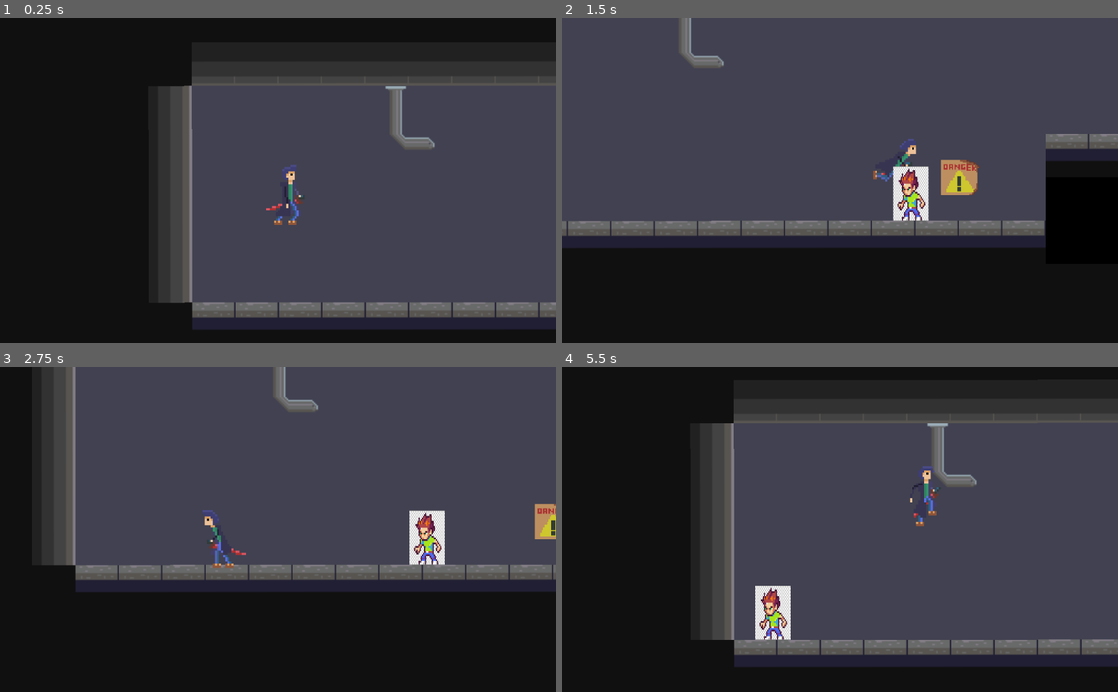
Above: before the commit, frames 1-4 (two rows, left to right).
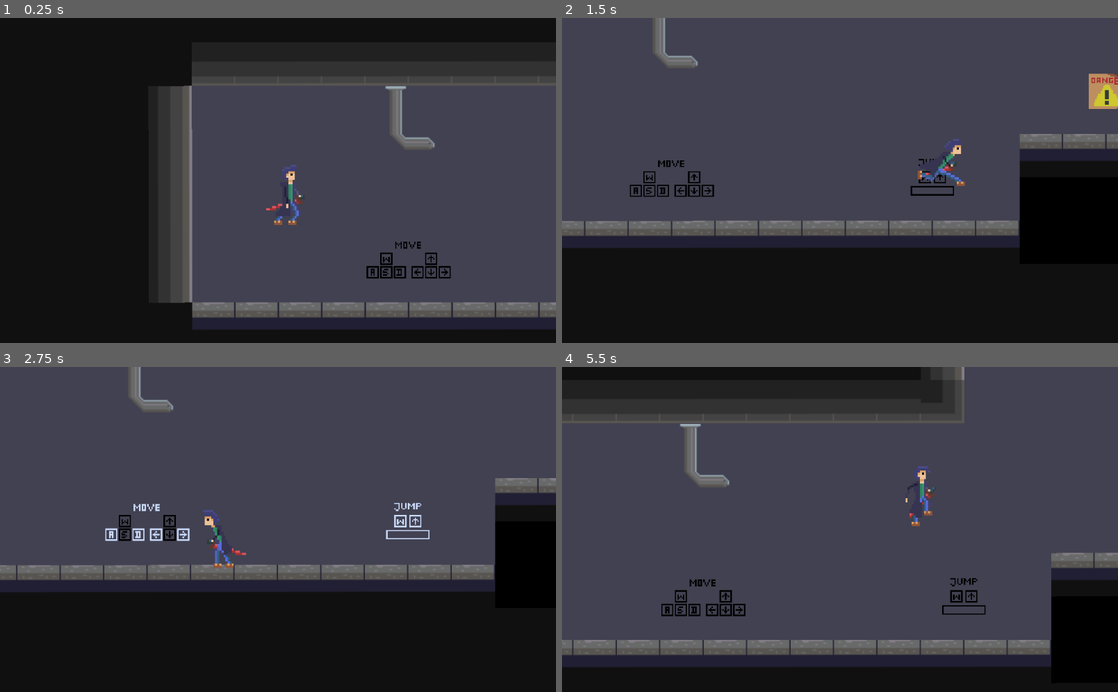
Above: after the commit, the same moments.

Repository: sharat36/Deja-Fu
Game: Godot game, scene res://src/Levels/LevelTemplate.tscn
Two runs of this game, one before a commit and one after it. Both use one fixed random seed, a clock stepped at 60 frames per second and the inputs below.
Inputs (mouse positions are in pixels of both pictures, inside the frame that each line leads up to):
- Up to frame 1 (0.25 s): no input
- Up to frame 2 (1.5 s): move the mouse to (962, 164) at 0.52 s; press the mouse at (962, 164) at 0.53 s; hold D (move_right) from 0.53 s (still down); tap W (jump) at 0.77, 0.8, 1.07, 1.35 s; move the mouse to (728, 196) at 1.27 s; release the mouse at (728, 196) at 1.28 s
- Up to frame 3 (2.75 s): tap W (jump) at 1.52, 1.82, 2.3 s; click (166, 545) at 1.55 s; move the mouse to (333, 458) at 2.02 s; release D (move_right) at 2.03 s; press the mouse at (333, 458) at 2.03 s; hold A (move_left) from 2.03 s (still down)
- Up to frame 4 (5.5 s): move the mouse to (812, 594) at 2.77 s; release A (move_left) at 2.78 s; release the mouse at (812, 594) at 2.78 s; hold D (move_right) 2.78-4.28 s; tap S (roll) at 2.85 s; tap W (jump) at 3.02, 3.32, 3.77, 3.8, 4.07, 4.52, 4.82 s; click (812, 594) at 3.05 s; move the mouse to (1006, 578) at 3.52 s; hold F (teleport) 3.53-4.28 s; move the mouse to (673, 480) at 4.27 s; hold A (move_left) 4.28-5.03 s; click (673, 480) at 4.35 s; move the mouse to (867, 529) at 5.02 s; hold D (move_right) from 5.03 s (still down); hold W (jump) from 5.03 s (still down)

The runs differ from the first frame. In frame 1, 0.5% of the frame differs, in the area x 65-82%, y 68-81%; in frame 2, 6.0%; in frame 3, 14%; in frame 4, 34%, in the area x 0-100%, y 0-93%.
Error in both runs: Invalid get index '0' (on base: 'Dictionary'). (res://src/Actors/Player.gd:93)

Commit message:
more art and ui

Diff:
--- /dev/null
+++ b/assets/ui/hints/attack.tres
@@ -0,0 +1,11 @@
+[gd_resource type="AnimatedTexture" load_steps=3 format=2]
+
+[ext_resource path="res://assets/ui/hints/attack/attack2.png" type="Texture" id=1]
+[ext_resource path="res://assets/ui/hints/attack/attack1.png" type="Texture" id=2]
+
+[resource]
+frames = 2
+fps = 2.0
+frame_0/texture = ExtResource( 2 )
+frame_1/texture = ExtResource( 1 )
+frame_1/delay_sec = 0.0
--- /dev/null
+++ b/assets/ui/hints/dejafu.tres
@@ -0,0 +1,11 @@
+[gd_resource type="AnimatedTexture" load_steps=3 format=2]
+
+[ext_resource path="res://assets/ui/hints/dejafu/dejafu2.png" type="Texture" id=1]
+[ext_resource path="res://assets/ui/hints/dejafu/dejafu1.png" type="Texture" id=2]
+
+[resource]
+frames = 2
+fps = 2.0
+frame_0/texture = ExtResource( 2 )
+frame_1/texture = ExtResource( 1 )
+frame_1/delay_sec = 0.0
--- /dev/null
+++ b/assets/ui/hints/jump.tres
@@ -0,0 +1,11 @@
+[gd_resource type="AnimatedTexture" load_steps=3 format=2]
+
+[ext_resource path="res://assets/ui/hints/jump/jump2.png" type="Texture" id=1]
+[ext_resource path="res://assets/ui/hints/jump/jump1.png" type="Texture" id=2]
+
+[resource]
+frames = 2
+fps = 2.0
+frame_0/texture = ExtResource( 2 )
+frame_1/texture = ExtResource( 1 )
+frame_1/delay_sec = 0.0
--- /dev/null
+++ b/assets/ui/hints/move.tres
@@ -0,0 +1,11 @@
+[gd_resource type="AnimatedTexture" load_steps=3 format=2]
+
+[ext_resource path="res://assets/ui/hints/move/move1.png" type="Texture" id=1]
+[ext_resource path="res://assets/ui/hints/move/move2.png" type="Texture" id=2]
+
+[resource]
+frames = 2
+fps = 2.0
+frame_0/texture = ExtResource( 1 )
+frame_1/texture = ExtResource( 2 )
+frame_1/delay_sec = 0.0
--- a/src/Levels/LevelTemplate.tscn
+++ b/src/Levels/LevelTemplate.tscn
@@ -13,6 +13,10 @@
 [ext_resource path="res://assets/environment/furniture/pipe_1.png" type="Texture" id=11]
 [ext_resource path="res://assets/environment/furniture/danger_1.png" type="Texture" id=12]
 [ext_resource path="res://assets/environment/furniture/bookshelf_1.png" type="Texture" id=13]
+[ext_resource path="res://assets/ui/hints/move.tres" type="Texture" id=14]
+[ext_resource path="res://assets/ui/hints/jump.tres" type="Texture" id=15]
+[ext_resource path="res://assets/ui/hints/dejafu.tres" type="Texture" id=16]
+[ext_resource path="res://assets/ui/hints/attack.tres" type="Texture" id=17]
 
 [sub_resource type="ConvexPolygonShape2D" id=1]
 points = PoolVector2Array( 0, 0, 32, 0, 32, 32, 0, 32 )
@@ -236,6 +240,64 @@
 5/shapes = [  ]
 5/z_index = 0
 
+[sub_resource type="TileSet" id=8]
+0/name = "move.tres 0"
+0/texture = ExtResource( 14 )
+0/tex_offset = Vector2( 0, 0 )
+0/modulate = Color( 1, 1, 1, 1 )
+0/region = Rect2( 0, 0, 64, 64 )
+0/tile_mode = 0
+0/occluder_offset = Vector2( 0, 0 )
+0/navigation_offset = Vector2( 0, 0 )
+0/shape_offset = Vector2( 0, 0 )
+0/shape_transform = Transform2D( 1, 0, 0, 1, 0, 0 )
+0/shape_one_way = false
+0/shape_one_way_margin = 0.0
+0/shapes = [  ]
+0/z_index = 0
+1/name = "attack.tres 1"
+1/texture = ExtResource( 17 )
+1/tex_offset = Vector2( 0, 0 )
+1/modulate = Color( 1, 1, 1, 1 )
+1/region = Rect2( 0, 0, 64, 64 )
+1/tile_mode = 0
+1/occluder_offset = Vector2( 0, 0 )
+1/navigation_offset = Vector2( 0, 0 )
+1/shape_offset = Vector2( 0, 0 )
+1/shape_transform = Transform2D( 1, 0, 0, 1, 0, 0 )
+1/shape_one_way = false
+1/shape_one_way_margin = 0.0
+1/shapes = [  ]
+1/z_index = 0
+2/name = "dejafu.tres 2"
+2/texture = ExtResource( 16 )
+2/tex_offset = Vector2( 0, 0 )
+2/modulate = Color( 1, 1, 1, 1 )
+2/region = Rect2( 0, 0, 64, 64 )
+2/tile_mode = 0
+2/occluder_offset = Vector2( 0, 0 )
+2/navigation_offset = Vector2( 0, 0 )
+2/shape_offset = Vector2( 0, 0 )
+2/shape_transform = Transform2D( 1, 0, 0, 1, 0, 0 )
+2/shape_one_way = false
+2/shape_one_way_margin = 0.0
+2/shapes = [  ]
+2/z_index = 0
+3/name = "jump.tres 3"
+3/texture = ExtResource( 15 )
+3/tex_offset = Vector2( 0, 0 )
+3/modulate = Color( 1, 1, 1, 1 )
+3/region = Rect2( 0, 0, 64, 64 )
+3/tile_mode = 0
+3/occluder_offset = Vector2( 0, 0 )
+3/navigation_offset = Vector2( 0, 0 )
+3/shape_offset = Vector2( 0, 0 )
+3/shape_transform = Transform2D( 1, 0, 0, 1, 0, 0 )
+3/shape_one_way = false
+3/shape_one_way_margin = 0.0
+3/shapes = [  ]
+3/z_index = 0
+
 [node name="LevelTemplate" type="Node2D"]
 
 [node name="player" parent="." instance=ExtResource( 2 )]
@@ -264,7 +326,14 @@
 tile_set = SubResource( 7 )
 cell_size = Vector2( 32, 32 )
 format = 1
-tile_data = PoolIntArray( 786438, 1, 0, 983052, 3, 0, 983061, 0, 0, 983063, 4, 0, 983067, 5, 0 )
+tile_data = PoolIntArray( 786438, 1, 0, 851984, 3, 0, 983061, 0, 0, 983063, 4, 0, 983067, 5, 0 )
 
 [node name="KinematicBody2D" parent="." instance=ExtResource( 3 )]
-position = Vector2( 584, 456 )
+position = Vector2( 820.934, 522.075 )
+
+[node name="Hints" type="TileMap" parent="."]
+z_index = -1
+tile_set = SubResource( 8 )
+cell_size = Vector2( 32, 32 )
+format = 1
+tile_data = PoolIntArray( 851986, 1, 0, 983046, 0, 0, 983052, 3, 0, 983065, 2, 0 )
Not shown, changed: .mono/metadata/ide_messaging_meta.txt
Binary file added: assets/player/wallgrip/wallgrip.png
Not shown, added: assets/player/wallgrip/wallgrip.png.import
Binary file added: assets/ui/attack_ui_anim/attack_button1.png
Not shown, added: assets/ui/attack_ui_anim/attack_button1.png.import
Binary file added: assets/ui/attack_ui_anim/attack_button2.png
Not shown, added: assets/ui/attack_ui_anim/attack_button2.png.import
Binary file added: assets/ui/attack_ui_anim/attack_button3.png
Not shown, added: assets/ui/attack_ui_anim/attack_button3.png.import
Binary file added: assets/ui/attack_ui_anim/attack_button4.png
Not shown, added: assets/ui/attack_ui_anim/attack_button4.png.import
Binary file added: assets/ui/attack_ui_anim/attack_button5.png
(and 64 more such lines)
